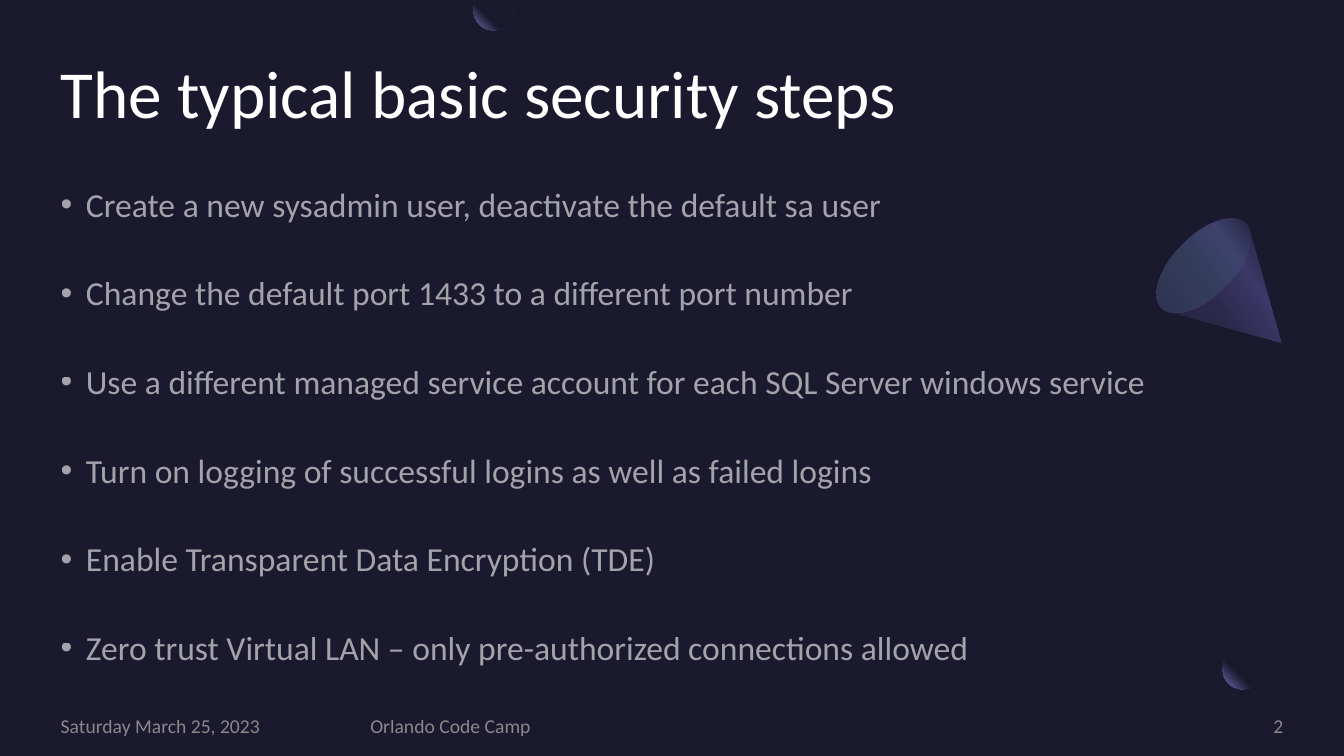
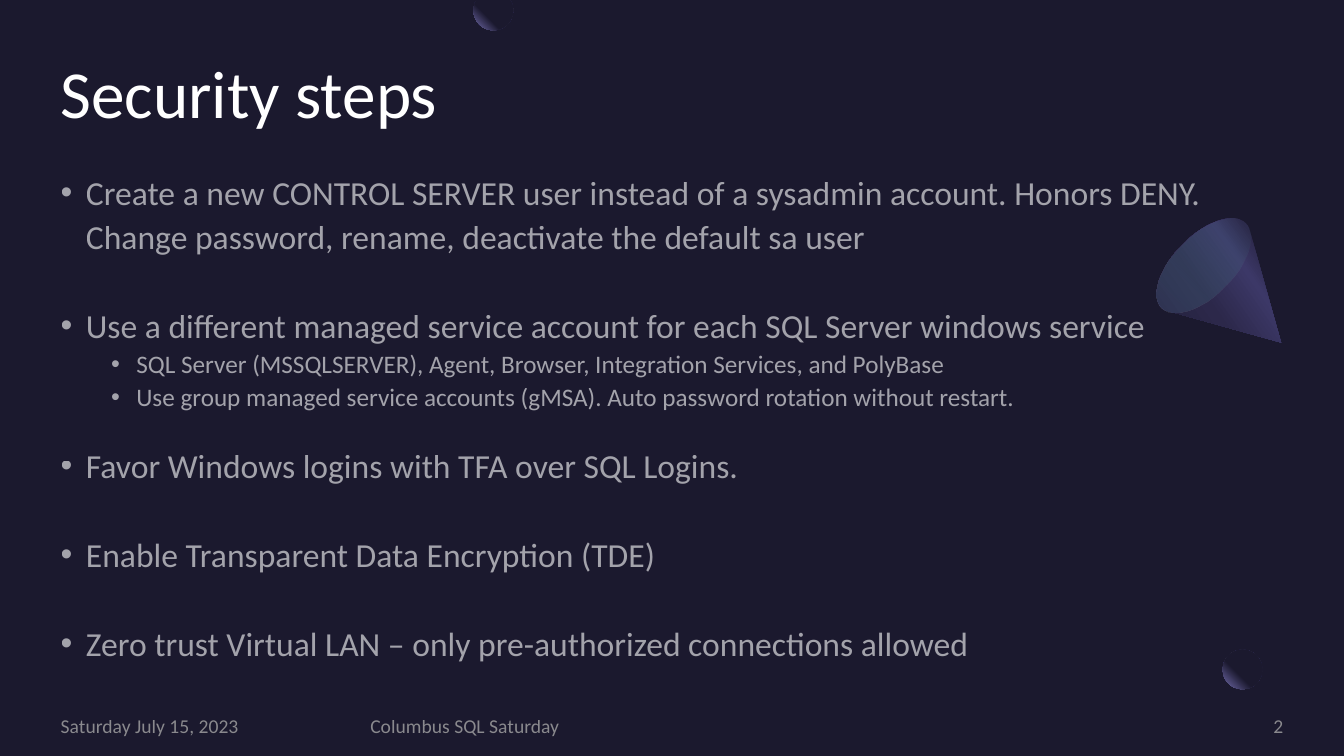
Before and after one commit to JoeKunk/SQL-Server-Security, a slide deck: slide 2 of 2023-07-Columbus/2023-07 SQL Server Security Columbus Version.pptx. Drawn at 1344x756 pixels with LibreOffice and Linux fonts; fonts in the diff are those of the drawing. Boxes give left, top, right and bottom in pixels: in the first picture for what was removed or moved away, otherwise in the second. Text is boxed around its words. In the diff, an @@ line names an element or a change of style, - is before the commit and + after.

Commit message:
Updated slides for Columbus
Added other security practices

```diff
--- a/2023-07-Columbus/2023-07 SQL Server Security Columbus Version.pptx
+++ b/2023-07-Columbus/2023-07 SQL Server Security Columbus Version.pptx
@@ title at <box>61,71,437,129</box>: text changed @@
-The typical basic security steps
+Security steps
@@ text "Create a new CONTROL SERVER ...": place and size @@
-text "Create a new CONTROL SERVER ..." at <box>86,193,1145,666</box>
+text "Create a new CONTROL SERVER ..." at <box>86,182,1200,662</box>
@@ text at <box>86,182,1200,255</box>: text changed @@
-• Create a new sysadmin user, deactivate the default sa user
-• Change the default port 1433 to a different port number
+• Create a new CONTROL SERVER user instead of a sysadmin account. Honors DENY.
+  Change password, rename, deactivate the default sa user
@@ text at <box>86,355,1013,484</box>: text changed; size 24 to 18 pt @@
-• Turn on logging of successful logins as well as failed logins
+  • SQL Server (MSSQLSERVER), Agent, Browser, Integration Services, and PolyBase
+  • Use group managed service accounts (gMSA). Auto password rotation without restart.
+• Favor Windows logins with TFA over SQL Logins.
@@ text at <box>61,720,239,736</box>: text changed @@
-Saturday March 25, 2023
+Saturday July 15, 2023
@@ text at <box>370,720,559,736</box>: text changed @@
-Orlando Code Camp
+Columbus SQL Saturday
```
Also in this commit, not shown: 9 other slides changed, 2 slides added, 1 other file.
